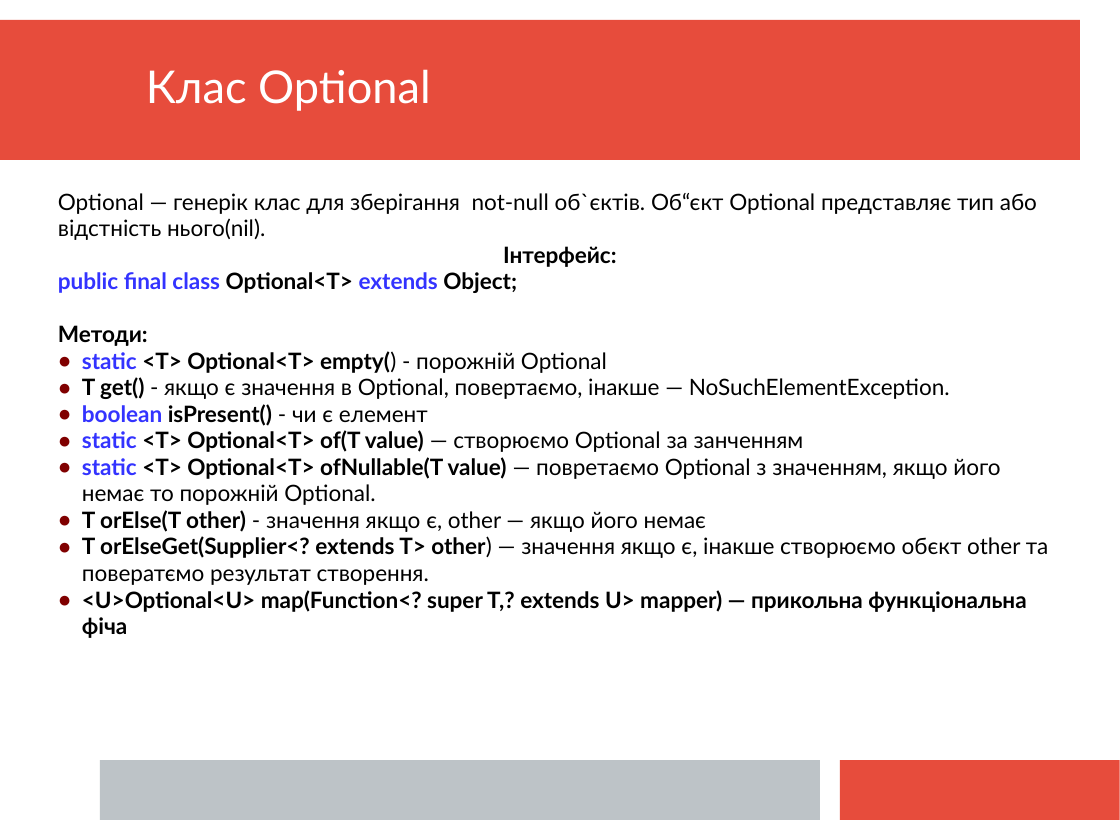
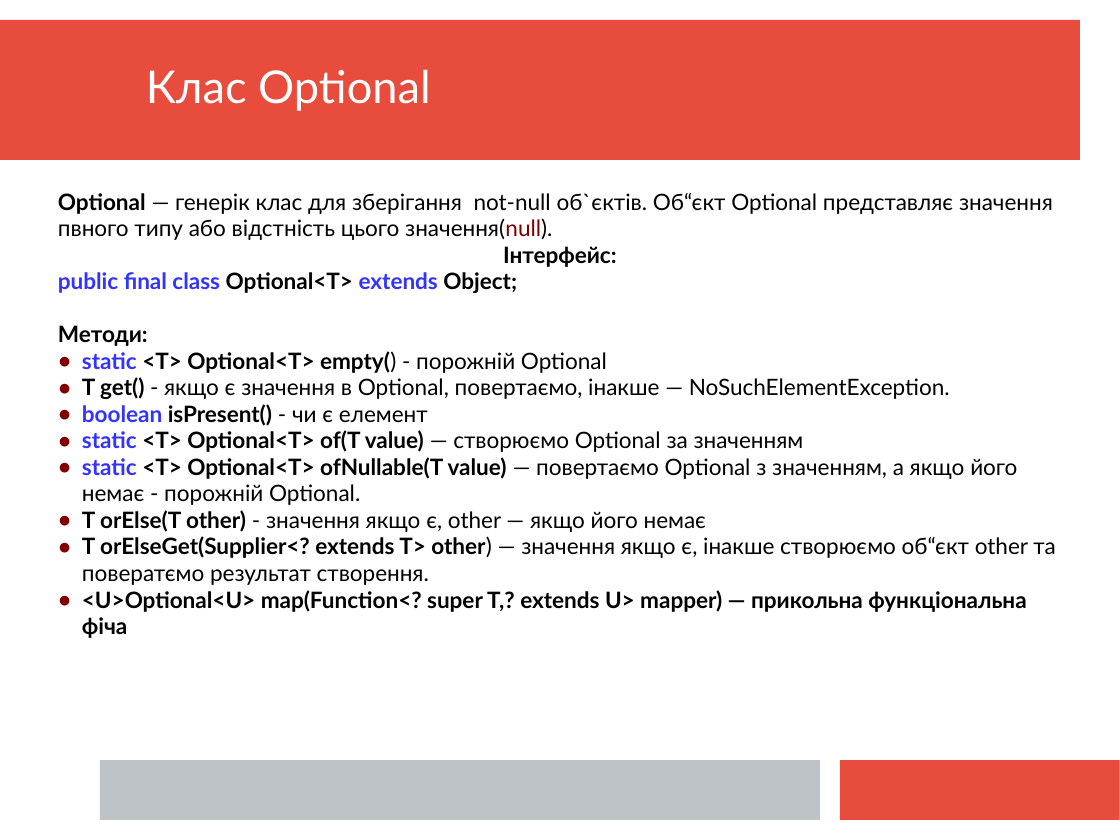
Before and after one commit to mecchmatProjects/JavaCourse, a slide deck: slide 11 of JavaTutorUkr9.ppt. Drawn at 1120x840 pixels with LibreOffice and Linux fonts; fonts in the diff are those of the drawing. Boxes give left, top, right and bottom in pixels: in the first picture for what was removed or moved away, otherwise in the second. Text is boxed around its words. In the diff, an @@ line names an element or a change of style, - is before the commit and + after.

```diff
--- a/JavaTutorUkr9.ppt
+++ b/JavaTutorUkr9.ppt
@@ text at bbox=[58, 193, 1053, 240]: text changed @@
-Optional — генерік клас для зберігання not-null об`єктів. Об“єкт Optional представляє тип або відстність нього(nil).
+Optional — генерік клас для зберігання not-null об`єктів. Об“єкт Optional представляє значення пвного типу або відстність цього значення(null).
@@ text at bbox=[82, 430, 1017, 505]: text changed @@
-● static <T> Optional<T> of(T value) — створюємо Optional за занченням
-● static <T> Optional<T> ofNullable(T value) — повретаємо Optional з значенням, якщо його немає то порожній Optional.
+● static <T> Optional<T> of(T value) — створюємо Optional за значенням
+● static <T> Optional<T> ofNullable(T value) — повертаємо Optional з значенням, а якщо його немає - порожній Optional.
@@ text at bbox=[82, 536, 1055, 585]: text changed @@
-● T orElseGet(Supplier<? extends T> other) — значення якщо є, інакше створюємо обєкт other та повератємо результат створення.
+● T orElseGet(Supplier<? extends T> other) — значення якщо є, інакше створюємо об“єкт other та повератємо результат створення.
```
Also in this commit, not shown: 24 other slides changed, 21 slides added.
